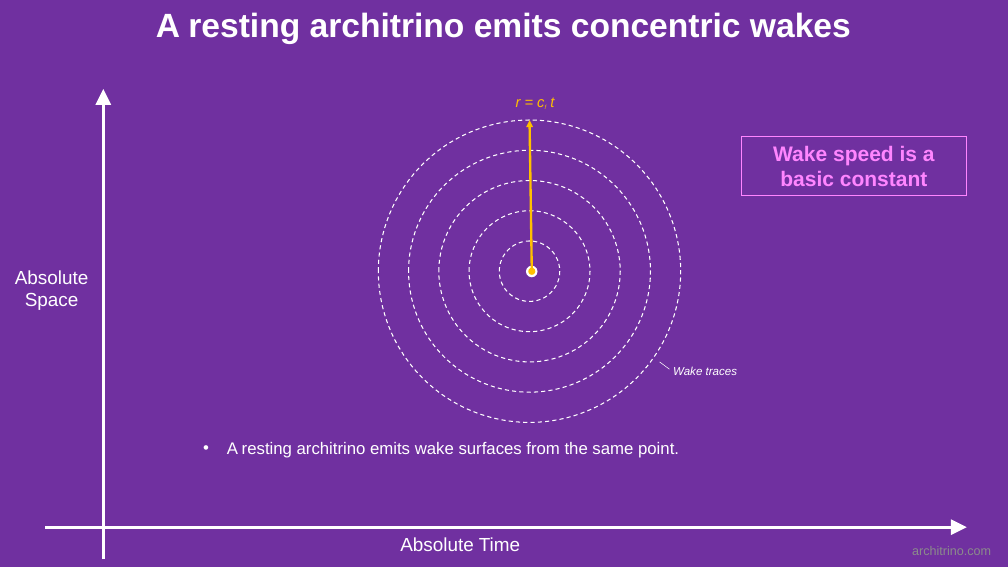
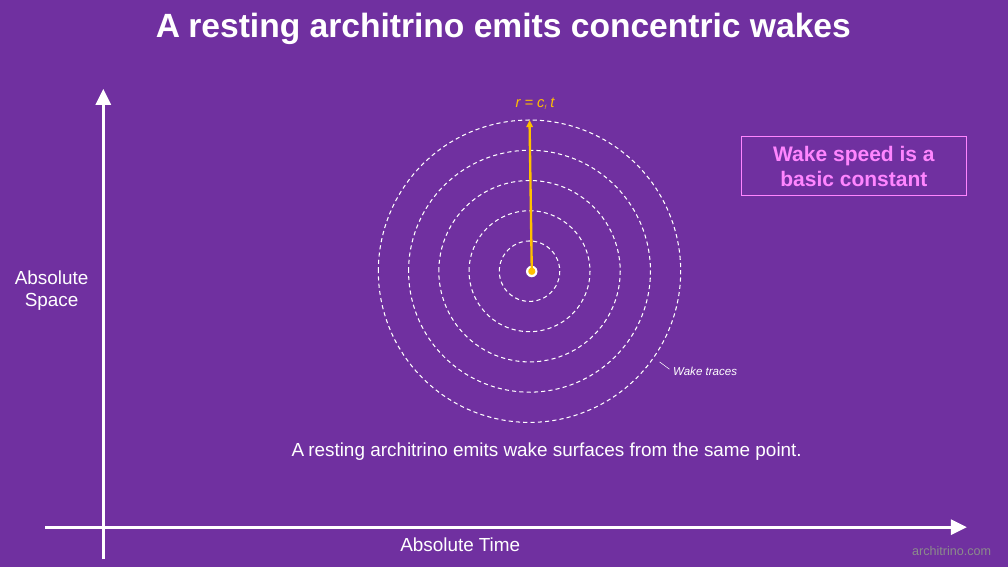
Before and after one commit to jmarkmorris/architrino, a slide deck: slide 3 of reference/archie/presentations/NPQG Fundamentals - Paths.pptx. Drawn at 1008x567 pixels with LibreOffice and Linux fonts; fonts in the diff are those of the drawing. Boxes give left, top, right and bottom in pixels: in the first picture for what was removed or moved away, otherwise in the second. Text is boxed around its words. In the diff, an @@ line names an element or a change of style, - is before the commit and + after.

```diff
--- a/reference/archie/presentations/NPQG Fundamentals - Paths.pptx
+++ b/reference/archie/presentations/NPQG Fundamentals - Paths.pptx
@@ text "A resting architrino emits wake ...": place and size @@
-text "A resting architrino emits wake ..." at [227, 442, 679, 458]
+text "A resting architrino emits wake ..." at [292, 442, 801, 460]
@@ text "A resting architrino emits wake ..." at [292, 442, 801, 460]: size 16 to 18 pt; alignment left to centre; bullet • to none @@
```
Also in this commit, not shown: 6 other slides changed, 3 other files.
